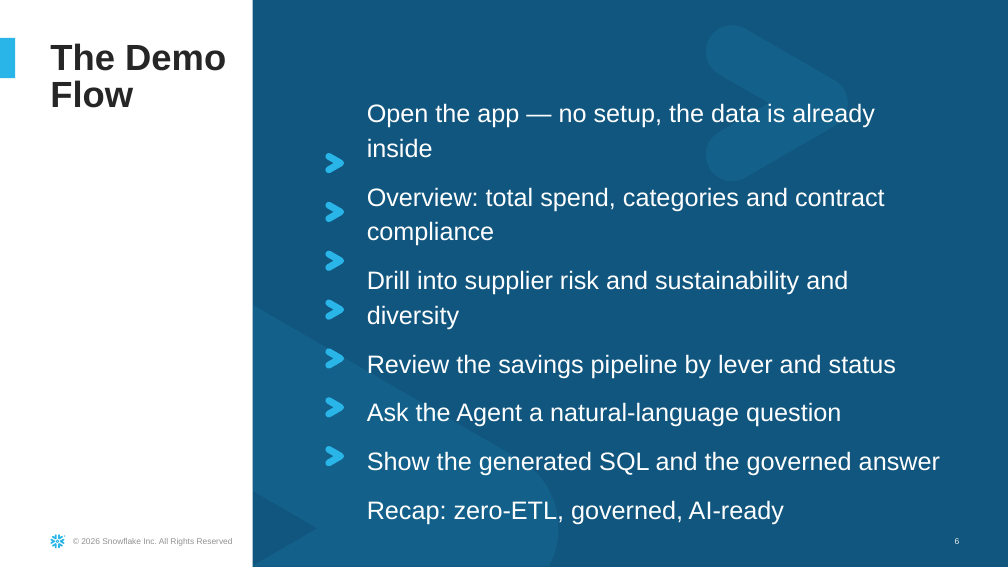
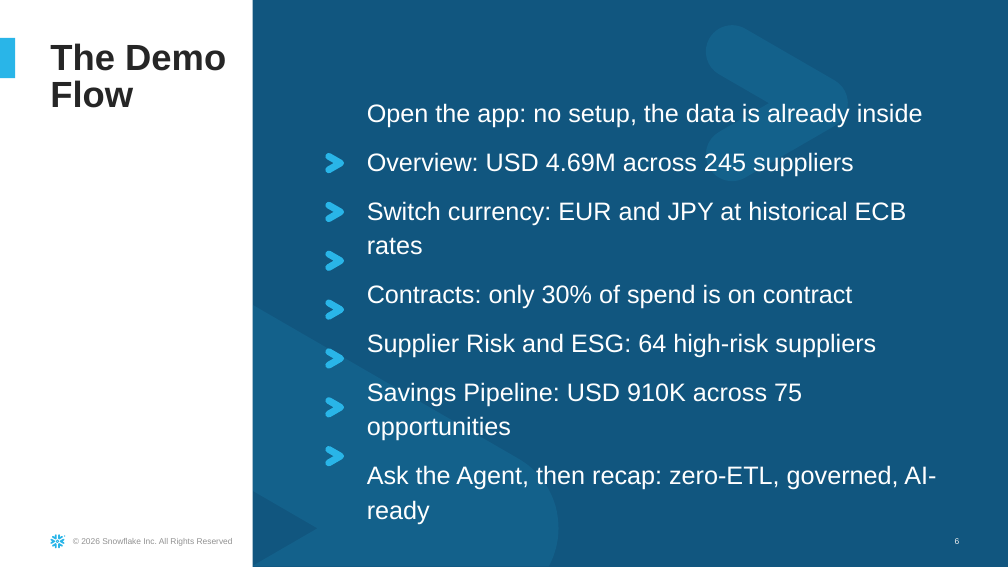
Before and after one commit to sfc-gh-dfreriks/sap-bdc-spend-360, a slide deck: slide 6 of docs/SAP_Spend_360_Demo_Guide.pptx. Drawn at 1008x567 pixels with LibreOffice and Linux fonts; fonts in the diff are those of the drawing; background and template pictures are left out. Boxes give left, top, right and bottom in pixels: in the first picture for what was removed or moved away, otherwise in the second. Text is boxed around its words. In the diff, an @@ line names an element or a change of style, - is before the commit and + after.

Commit message:
Rebuild the Spend 360 demo guide deck from a script
tools/build_demo_guide.py rewrites the July guide's text frames in place from
/tmp/spend_facts.json and adds three screenshot slides after Demo Act 1, the same
method as Working Capital 360. docs/SAP_Spend_360_Demo_Guide.pptx regenerated.

```diff
--- a/docs/SAP_Spend_360_Demo_Guide.pptx
+++ b/docs/SAP_Spend_360_Demo_Guide.pptx
@@ text at (x1=367, y1=103, x2=936, y2=525): text changed @@
-Open the app — no setup, the data is already inside
-Overview: total spend, categories and contract compliance
-Drill into supplier risk and sustainability and diversity
-Review the savings pipeline by lever and status
-Ask the Agent a natural-language question
-Show the generated SQL and the governed answer
-Recap: zero-ETL, governed, AI-ready
+Open the app: no setup, the data is already inside
+Overview: USD 4.69M across 245 suppliers
+Switch currency: EUR and JPY at historical ECB rates
+Contracts: only 30% of spend is on contract
+Supplier Risk and ESG: 64 high-risk suppliers
+Savings Pipeline: USD 910K across 75 opportunities
+Ask the Agent, then recap: zero-ETL, governed, AI-ready
```
Also in this commit, not shown: 11 other slides changed, 3 slides added, 1 other file.
